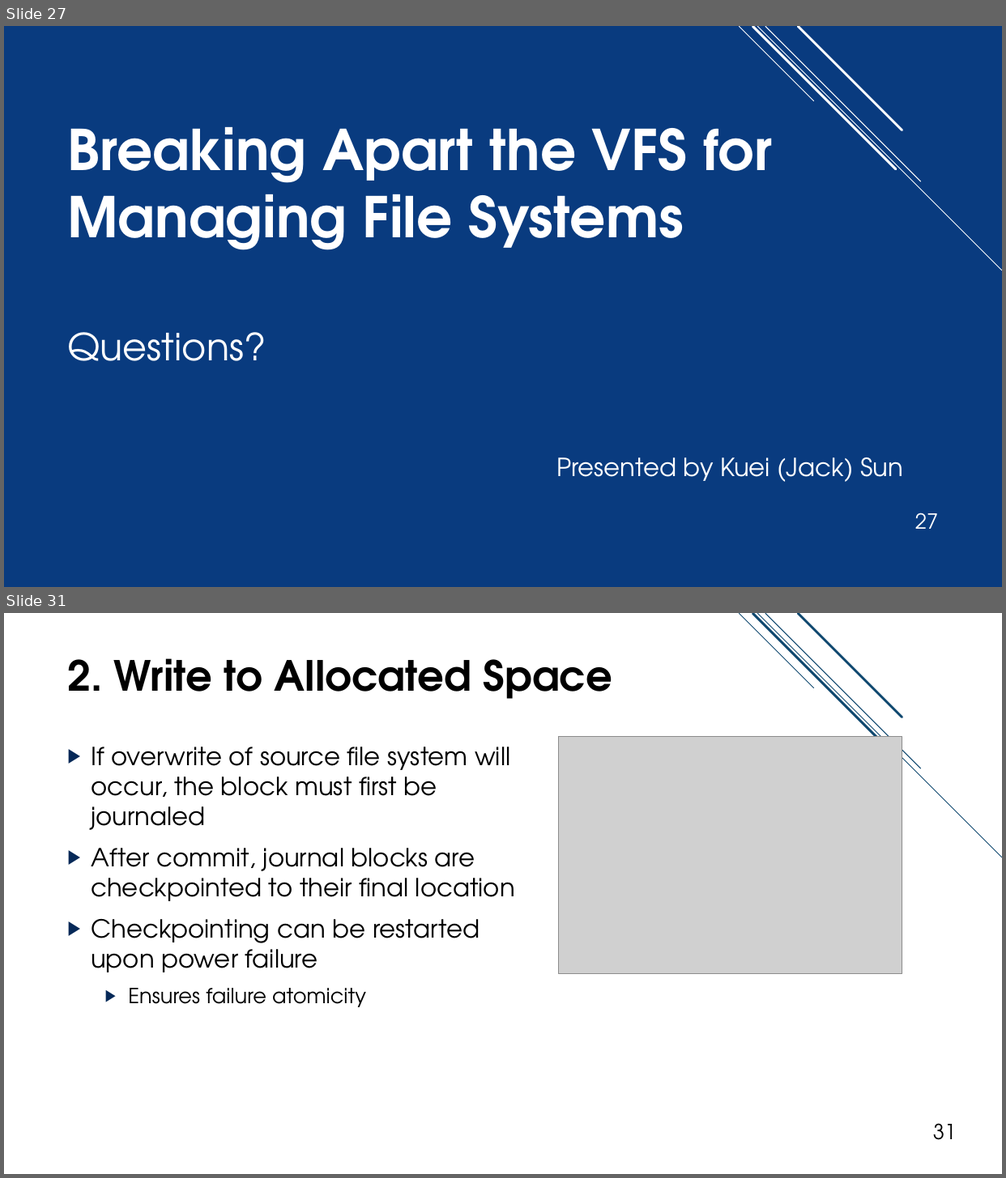
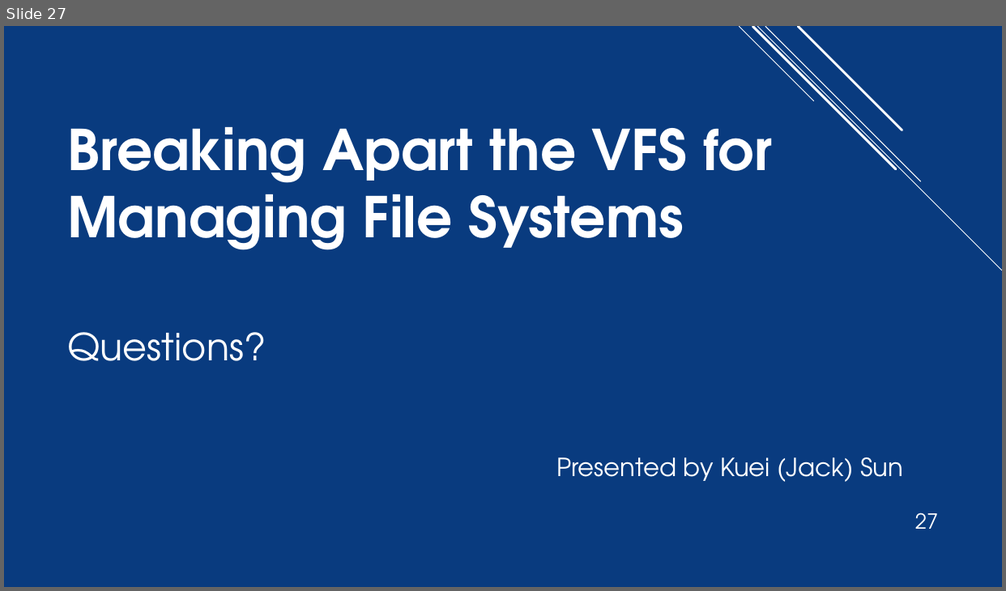
Before and after one commit to jacksun007/evfs-paper, a slide deck: slide/evfs_talk.pptx. Shown one above the other, each under a label of ours: slides 27 and 31 before the commit, slide 27 after it; the slides between them are not shown. The pictures are 1006x1178 and 1006x591 pixels, drawn with LibreOffice and Linux fonts; fonts in the diff are those of the drawing; grey boxes stand for pictures. Boxes give left, top, right and bottom in pixels: in the first picture for what was removed or moved away, otherwise in the second. Text is boxed around its words. In the diff, an @@ line names an element or a change of style, - is before the commit and + after.

```diff
--- a/slide/evfs_talk.pptx
+++ b/slide/evfs_talk.pptx
@@ slide 31 removed at box(4, 613, 1002, 1174), background #FFFFFF @@
@@ group removed at box(739, 613, 1002, 858): 5 lines @@
@@ title removed at box(67, 658, 613, 699) @@
-2. Write to Allocated Space
@@ text removed at box(91, 747, 515, 1007) @@
-▶ If overwrite of source file system will occur, the block must first be journaled
-▶ After commit, journal blocks are checkpointed to their final location
-▶ Checkpointing can be restarted upon power failure
-  ▶ Ensures failure atomicity
@@ picture removed at box(559, 736, 902, 973) @@
@@ page number removed at box(933, 1123, 956, 1140) @@
-31
```
Also in this commit, not shown: 2 slides changed, 3 other slides removed.
